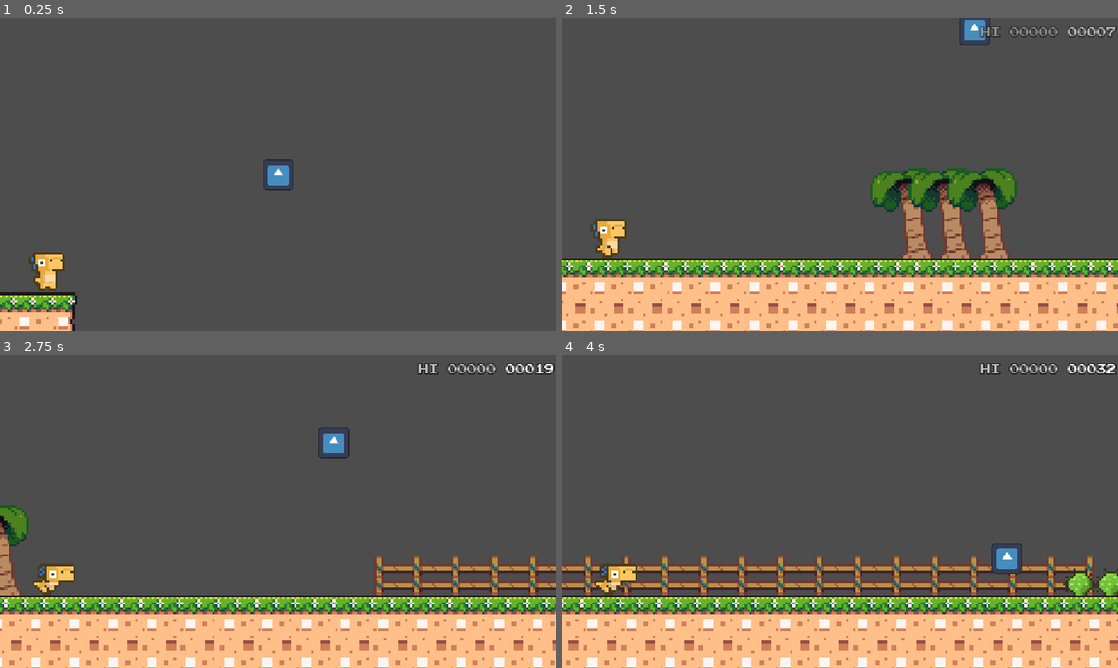
Above: before the commit, frames 1-4 (two rows, left to right).
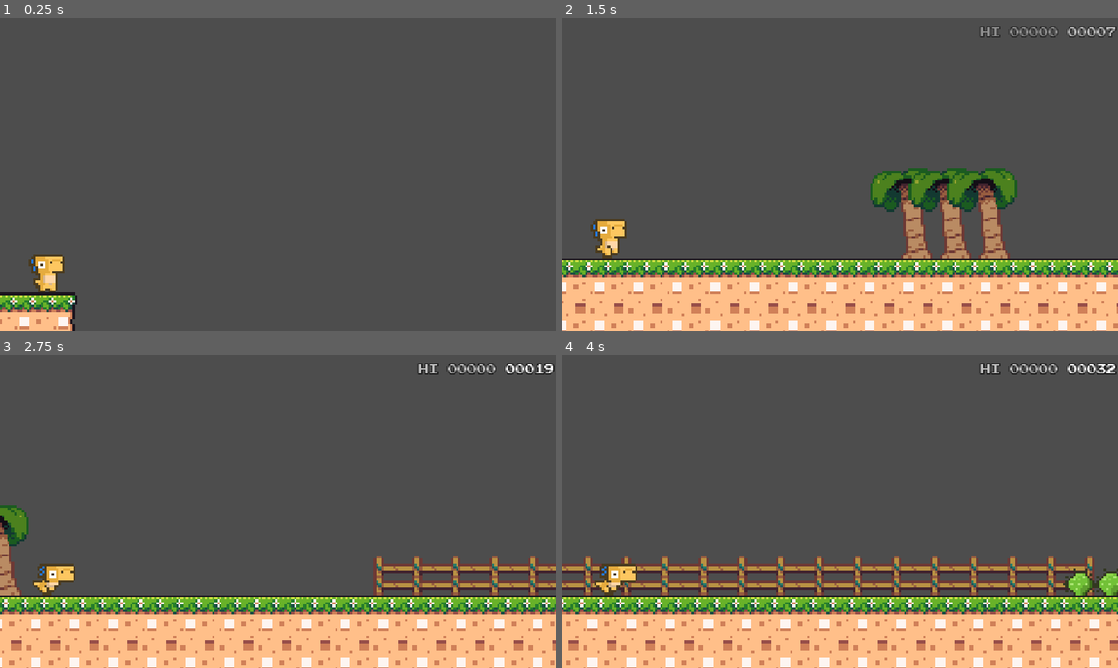
Above: after the commit, the same moments.

Repository: Aperaine/Desktop-Dino
Game: Godot game, scene res://game.tscn
The game is run twice, just before and just after one commit, with the same random seed, the same clock (stepped at 60 frames per second) and the same inputs. The engine's default icon, where the game draws it, is replaced by a stand-in: a white triangle on a blue panel in a dark square.
Inputs (mouse positions are in pixels of both pictures, inside the frame that each line leads up to):
- Up to frame 1 (0.25 s): no input
- Up to frame 2 (1.5 s): tap Enter (ui_accept) at 0.5 s; move the mouse to (962, 158) at 0.52 s; hold Down (crouch) 0.53-1.28 s; click (962, 158) at 0.77 s; move the mouse to (973, 30) at 1.27 s; tap Down (crouch) at 1.35 s
- Up to frame 3 (2.75 s): click (411, 367) at 1.52 s; move the mouse to (333, 442) at 2.02 s; hold Down (crouch) from 2.03 s (still down)
- Up to frame 4 (4 s): move the mouse to (812, 574) at 2.77 s; release Down (crouch) at 2.78 s; tap Down (crouch) at 2.85 s; click (812, 574) at 3.02 s; move the mouse to (1006, 558) at 3.52 s; hold Down (crouch) from 3.53 s (still down); click (1006, 558) at 3.77 s

The runs differ from the first frame. In frame 1, 0.6% of the frame differs, in the area x 5-53%, y 45-88%; in frame 2, 0.3%; in frame 3, 0.3%; in frame 4, 0.4%.

Commit message:
Patches
- Made more things work with the cursor focus
- Made the score briefly stop updating when reaching a multiple of 100

Diff:
--- a/desktopDino/game.tscn
+++ b/desktopDino/game.tscn
@@ -354,10 +354,11 @@
 
 [node name="Dino" parent="Gameplay/Dino" instance=ExtResource("3_feb5d")]
 unique_name_in_owner = true
-position = Vector2(96, -124)
+position = Vector2(96, -120)
 scale = Vector2(5, 5)
 
 [node name="Area2D" parent="Gameplay/Dino" instance=ExtResource("3_ryrav")]
+scale = Vector2(3.49, 1.41)
 
 [node name="Starting Ground" type="TileMapLayer" parent="Gameplay"]
 z_index = -5
@@ -394,6 +395,7 @@
 
 [node name="Cursor" parent="." instance=ExtResource("6_eow3j")]
 unique_name_in_owner = true
+visible = false
 
 [node name="Score" type="RichTextLabel" parent="."]
 custom_minimum_size = Vector2(0, 30)
--- a/desktopDino/scenes/ground.tscn
+++ b/desktopDino/scenes/ground.tscn
@@ -6,6 +6,7 @@
 [ext_resource type="Texture2D" uid="uid://0a4atblwl4ou" path="res://assets/Seasonal Tilesets/5 - Misc. universal tiles/House (112 x 96).png" id="3_vjnaj"]
 [ext_resource type="Texture2D" uid="uid://bt4xw1tu7ed8r" path="res://assets/Seasonal Tilesets/5 - Misc. universal tiles/Metal_Wire_fence (16 x 16).png" id="4_hokwi"]
 [ext_resource type="Texture2D" uid="uid://b7bavhpnvjb6k" path="res://assets/Seasonal Tilesets/5 - Misc. universal tiles/Flowers (16 x 16).png" id="5_6ra5r"]
+[ext_resource type="PackedScene" uid="uid://c015ap5pbhg8j" path="res://scenes/clickZone.tscn" id="7_vjnaj"]
 
 [sub_resource type="TileSetAtlasSource" id="TileSetAtlasSource_1ywih"]
 texture = ExtResource("1_1ywih")
@@ -460,5 +461,9 @@
 position = Vector2(17432, -56)
 scale = Vector2(44.5, 21.6)
 
+[node name="Area2D" parent="." instance=ExtResource("7_vjnaj")]
+position = Vector2(8869, 42)
+scale = Vector2(201.969, -2.12707)
+
 [connection signal="screen_entered" from="VisibleOnScreenNotifier2D" to="." method="nearingEnd"]
 [connection signal="screen_exited" from="VisibleOnScreenNotifier2D" to="." method="screen_exited"]
--- a/desktopDino/score.gd
+++ b/desktopDino/score.gd
@@ -22,11 +22,13 @@
 # Called every frame. 'delta' is the elapsed time since the previous frame.
 func _process(delta: float) -> void:
 	score += 10 * delta
-	if int(score) % 100 < 20 && score >= 100:
-		scoreEffect = pulse
+	if int(score) % 100 < 10 && score >= 100:
+		if scoreEffect != pulse:
+			scoreEffect = pulse
+			setScore()
 	else:
 		scoreEffect = ""
-	setScore()
+		setScore()
 
 func setScore():
 	var tempText = "[color=gray]HI %s [color=white]%s%s "# % returnStringWithZeroes(high)#,returnStringWithZeroes(score),scoreEffect
@@ -66,5 +68,5 @@
 		config.set_value("scores","high",high)
 		config.save("user://scores.cfg")
 
-		scoreEffect = ""
-		setScore()
+	scoreEffect = ""
+	setScore()
--- a/desktopDino/scripts/cactus_spawner.gd
+++ b/desktopDino/scripts/cactus_spawner.gd
@@ -77,9 +77,7 @@
 		move = true
 		spawnCactus()
 	else:
-		print("prewait")
 		await mainSpawner.enteredScreen
-		print("otherscreenentered")
 		move = true
 		spawnCactus()
 
--- a/desktopDino/scripts/cursor.gd
+++ b/desktopDino/scripts/cursor.gd
@@ -9,17 +9,8 @@
 # Called every frame. 'delta' is the elapsed time since the previous frame.
 func _process(_delta: float) -> void:
 	position = get_viewport().get_mouse_position()
+	colliding = !get_overlapping_areas().is_empty()
 	if colliding:
 		get_window().mouse_passthrough = false
 	else:
 		get_window().mouse_passthrough = true
-
-
-func _on_area_entered(_area: Area2D) -> void:
-	colliding = true
-	#print(colliding)
-
-
-func _on_area_exited(_area: Area2D) -> void:
-	colliding = false
-	#print(colliding)
--- a/desktopDino/scripts/game.gd
+++ b/desktopDino/scripts/game.gd
@@ -42,7 +42,7 @@
 			newGame()
 
 
-func _input(event: InputEvent) -> void:
+func _input(_event: InputEvent) -> void:
 	#actual code
 	if Input.is_action_just_pressed("jump"):
 		if restartTimer.is_stopped():
--- a/desktopDino/scripts/groundInstance.gd
+++ b/desktopDino/scripts/groundInstance.gd
@@ -1,16 +1,6 @@
 extends Node2D
 
 signal nextIteration
-
-# Called when the node enters the scene tree for the first time.
-func _ready() -> void:
-	pass
-
-
-# Called every frame. 'delta' is the elapsed time since the previous frame.
-func _process(delta: float) -> void:
-	pass
-
 
 func nearingEnd() -> void:
 	emit_signal("nextIteration")
Not shown: 1 places in desktopDino/scenes/ground.tscn that only renumber resources
